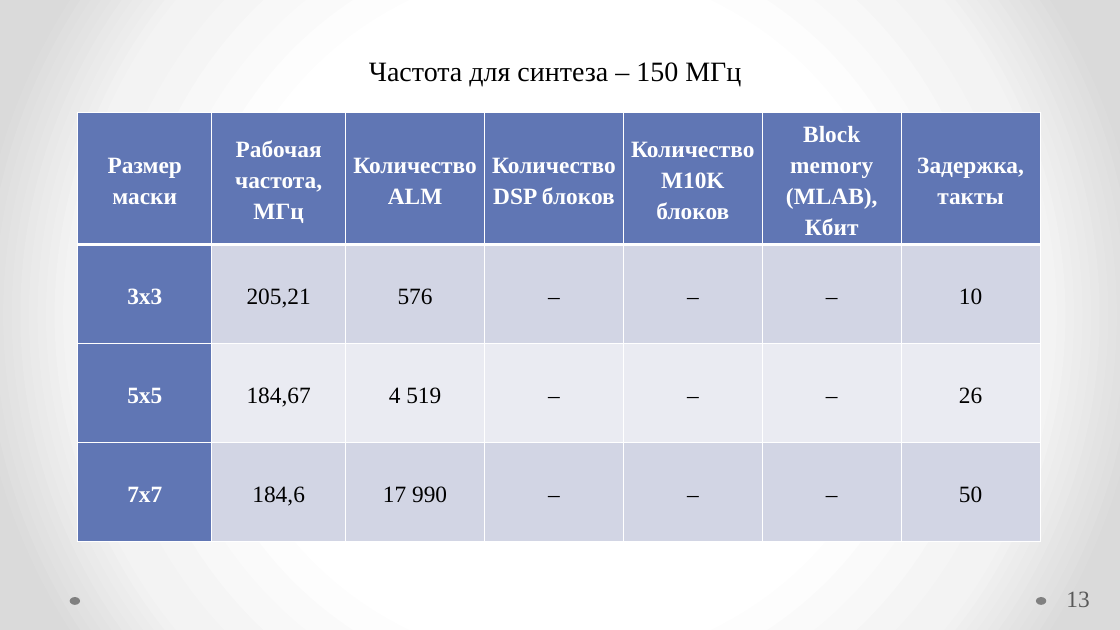
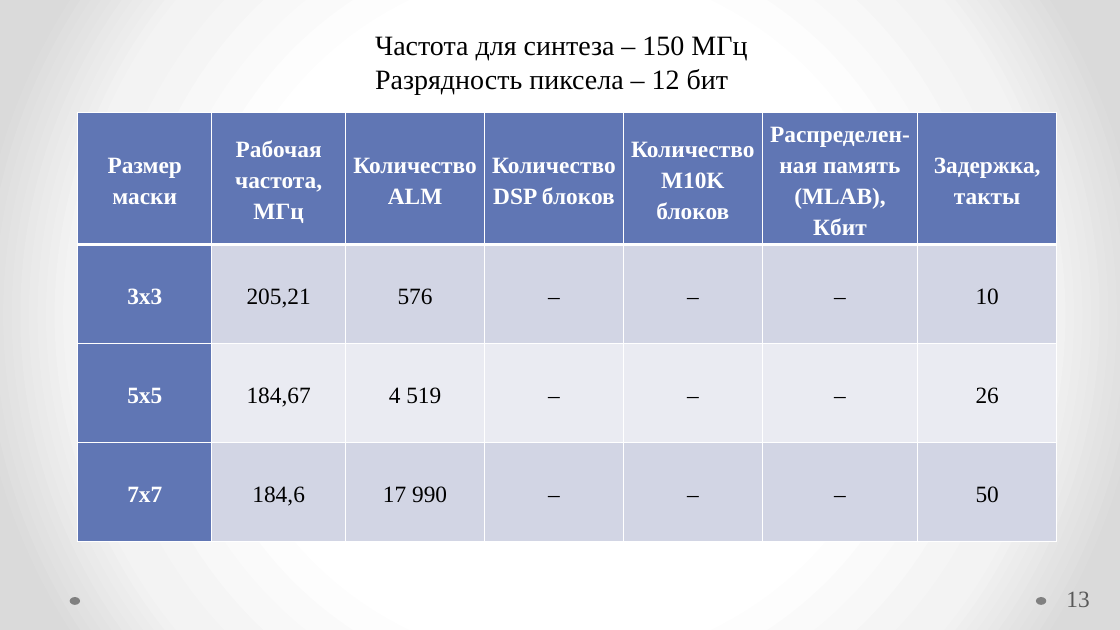
Before and after one commit to Radiophantom/master_yoda, a slide deck: slide 13 of VKR.pptx. Drawn at 1120x630 pixels with LibreOffice and Linux fonts; fonts in the diff are those of the drawing. Boxes give left, top, right and bottom in pixels: in the first picture for what was removed or moved away, otherwise in the second. Text is boxed around its words. In the diff, an @@ line names an element or a change of style, - is before the commit and + after.

```diff
--- a/VKR.pptx
+++ b/VKR.pptx
@@ text "Частота для синтеза – 150 ...": place and size @@
-text "Частота для синтеза – 150 ..." at [369,62,741,86]
+text "Частота для синтеза – 150 ..." at [375,36,747,94]
@@ text at [375,69,728,94]: paragraph added @@
+Разрядность пиксела – 12 бит
@@ table at [78,112,1055,544] @@
-row 1, column 6: Block memory / (MLAB), / Кбит
+row 1, column 6: Распределен-ная память / (MLAB), / Кбит
@@ table: place and size @@
-table at [78,112,1038,544]
+table at [78,112,1055,544]
```
Also in this commit, not shown: 13 other slides changed, 3 slides added, 2 slides removed, 1 other file.
